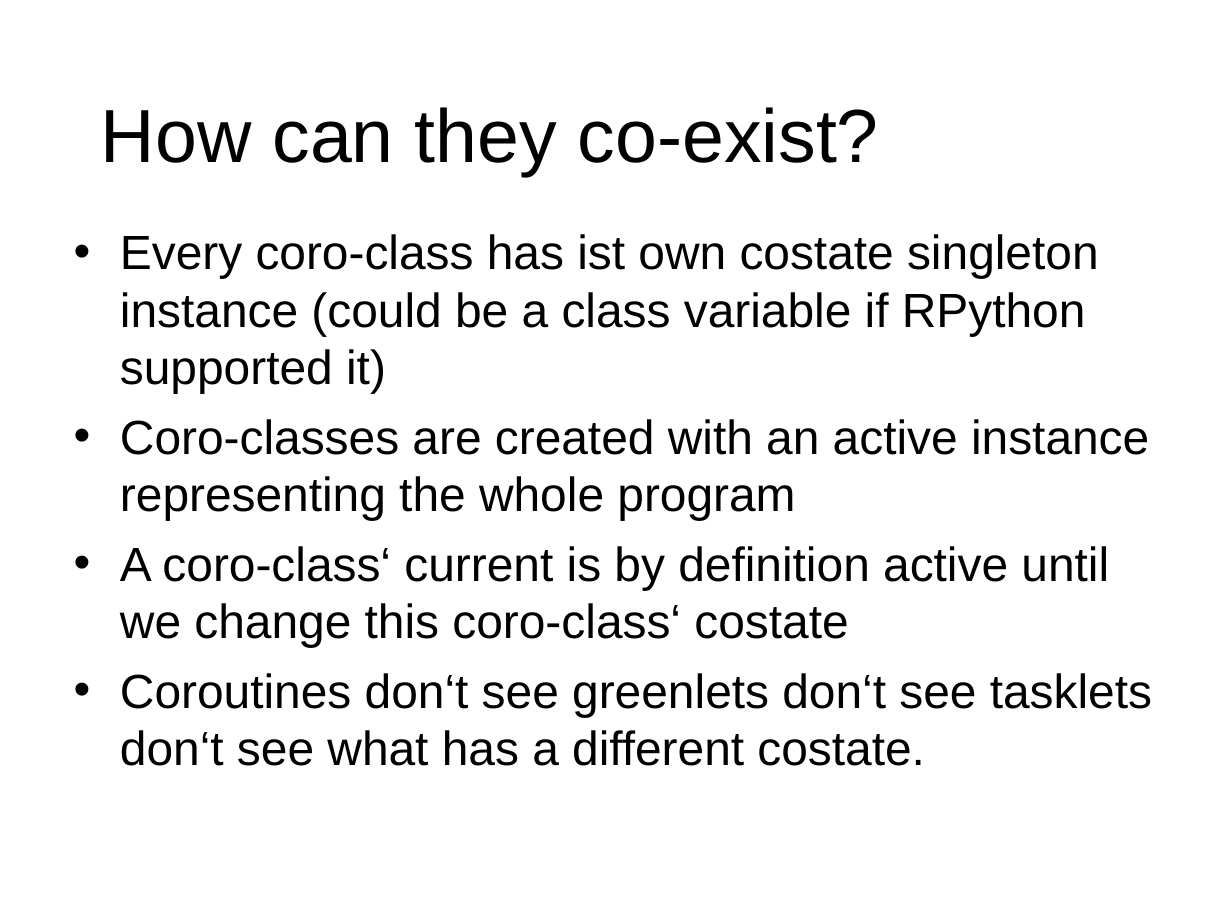
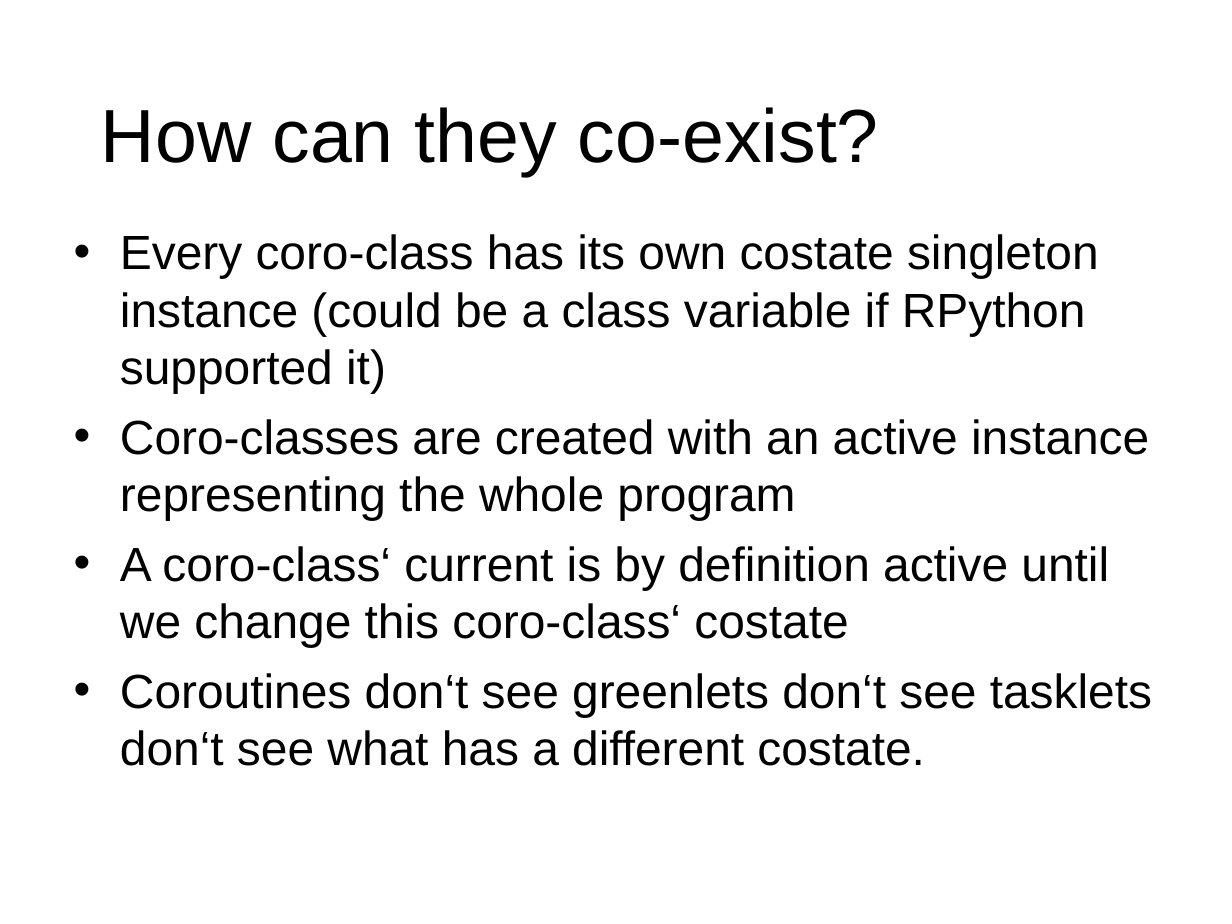
Before and after one commit to wdv4758h/pypy-extradoc, a slide deck: slide 7 of talk/pycon2006/BackendOptions.ppt. Drawn at 1232x924 pixels with LibreOffice and Linux fonts; fonts in the diff are those of the drawing; background and template pictures are left out. Boxes give left, top, right and bottom in pixels: in the first picture for what was removed or moved away, otherwise in the second. Text is boxed around its words. In the diff, an @@ line names an element or a change of style, - is before the commit and + after.

```diff
--- a/talk/pycon2006/BackendOptions.ppt
+++ b/talk/pycon2006/BackendOptions.ppt
@@ text at (x1=120, y1=234, x2=1099, y2=394): text changed @@
-• Every coro-class has ist own costate singleton instance (could be a class variable if RPython supported it)
+• Every coro-class has its own costate singleton instance (could be a class variable if RPython supported it)
```
Also in this commit, not shown: 1 other file.
